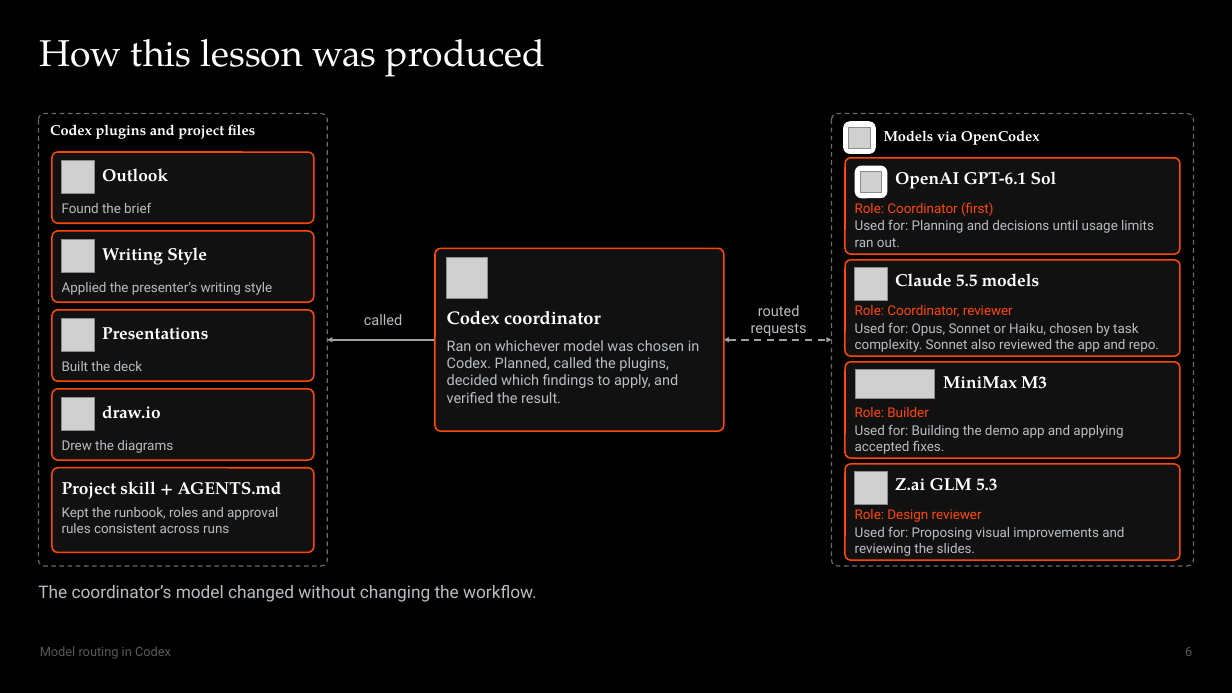
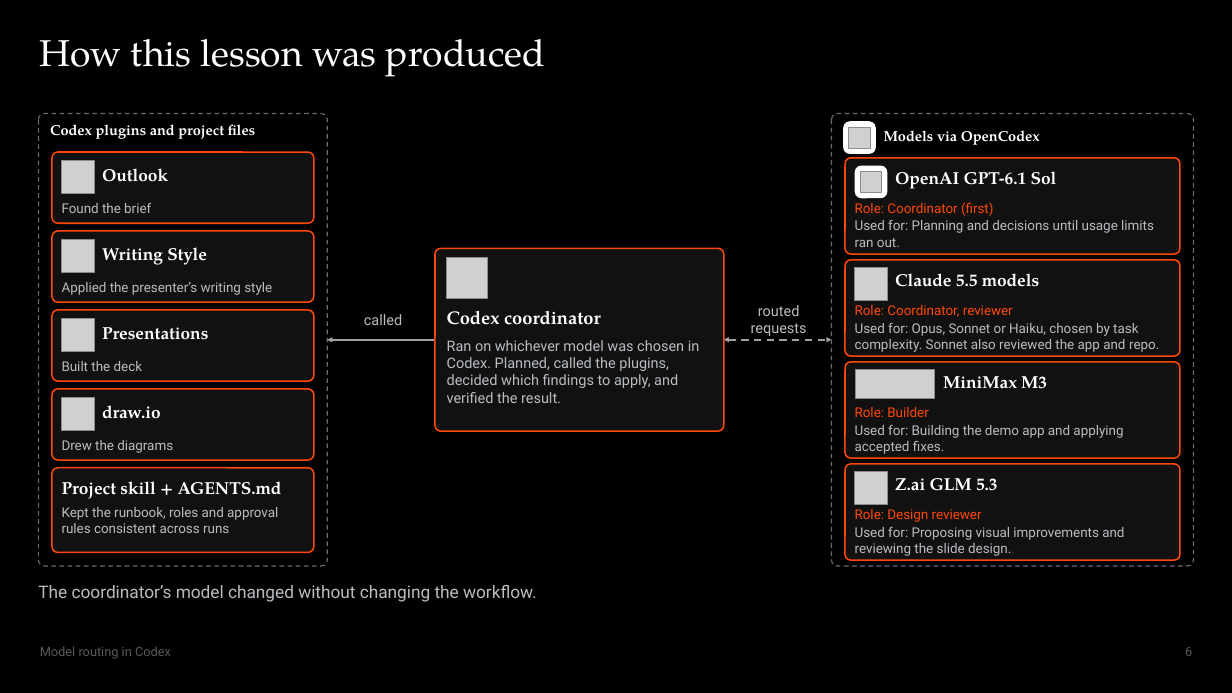
Before and after one commit to Max-FM/RDP-Train-the-Trainer-Workshop-2026, a slide deck: slide 6 of presentation/model-routing.pptx. Drawn at 1232x693 pixels with LibreOffice and Linux fonts; fonts in the diff are those of the drawing; grey boxes stand for pictures. Boxes give left, top, right and bottom in pixels: in the first picture for what was removed or moved away, otherwise in the second. Text is boxed around its words. In the diff, an @@ line names an element or a change of style, - is before the commit and + after.

```diff
--- a/presentation/model-routing.pptx
+++ b/presentation/model-routing.pptx
@@ text at [855,527,1124,556]: text changed @@
-Used for: Proposing visual improvements and reviewing the slides.
+Used for: Proposing visual improvements and reviewing the slide design.
```
Also in this commit, not shown: 1 other slide changed, 1 other file.
